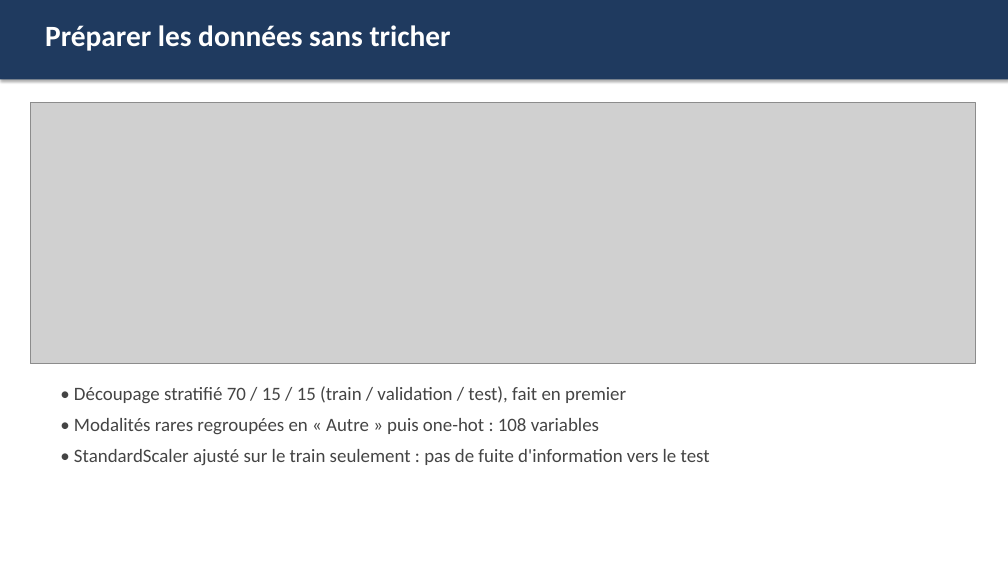
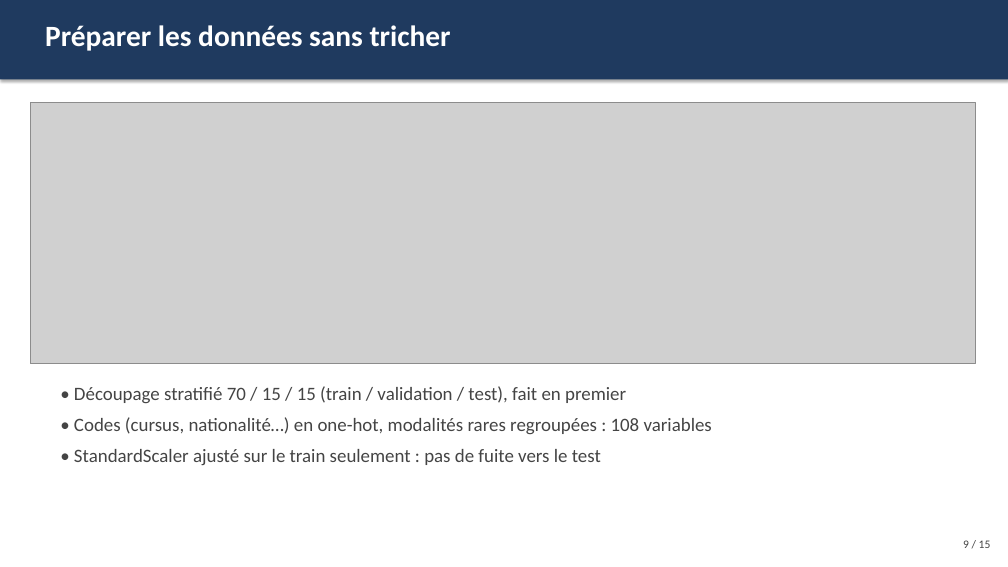
Before and after one commit to TheGoatLucien/ANN-playground, a slide deck: slide 9 of slides/ANN_playground_presentation.pptx (slide 10 before the commit). Drawn at 1008x567 pixels with LibreOffice and Linux fonts; fonts in the diff are those of the drawing; grey boxes stand for pictures. Boxes give left, top, right and bottom in pixels: in the first picture for what was removed or moved away, otherwise in the second. Text is boxed around its words. In the diff, an @@ line names an element or a change of style, - is before the commit and + after.

```diff
--- a/slides/ANN_playground_presentation.pptx
+++ b/slides/ANN_playground_presentation.pptx
@@ text at (74, 417, 712, 465): text changed @@
-• Modalités rares regroupées en « Autre » puis one-hot : 108 variables
-• StandardScaler ajusté sur le train seulement : pas de fuite d'information vers le test
+• Codes (cursus, nationalité…) en one-hot, modalités rares regroupées : 108 variables
+• StandardScaler ajusté sur le train seulement : pas de fuite vers le test
@@ text added at (963, 540, 991, 548), 11 pt, text #444444 @@
+9 / 15
```
Also in this commit, not shown: 10 other slides changed, 3 slides added, 4 slides removed.
